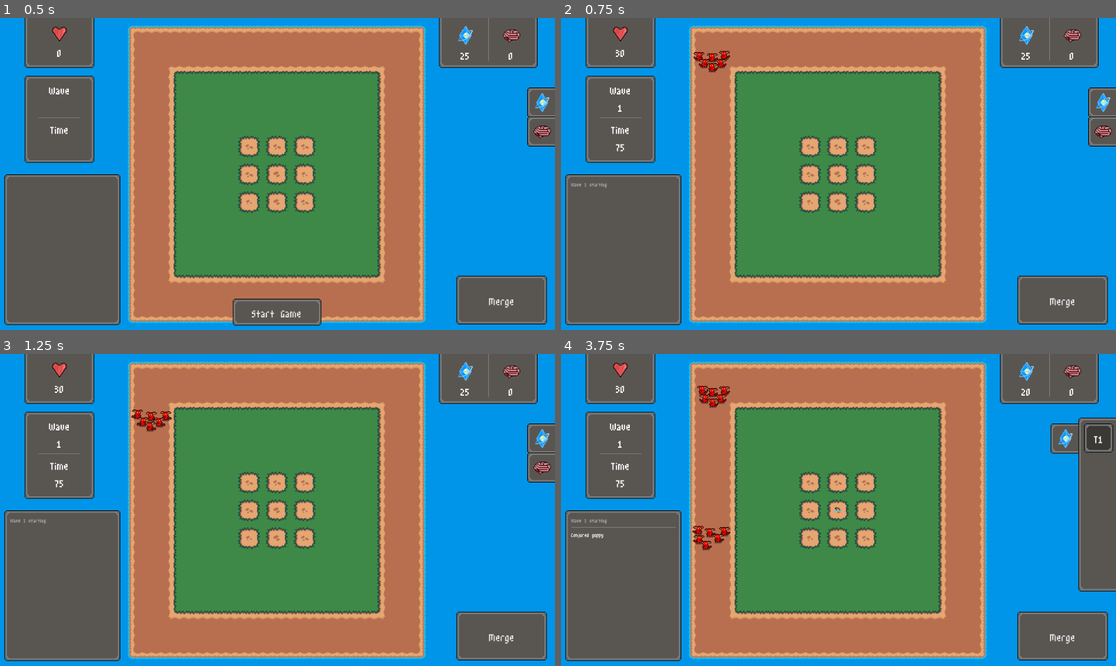
Above: before the commit, frames 1-4 (two rows, left to right).
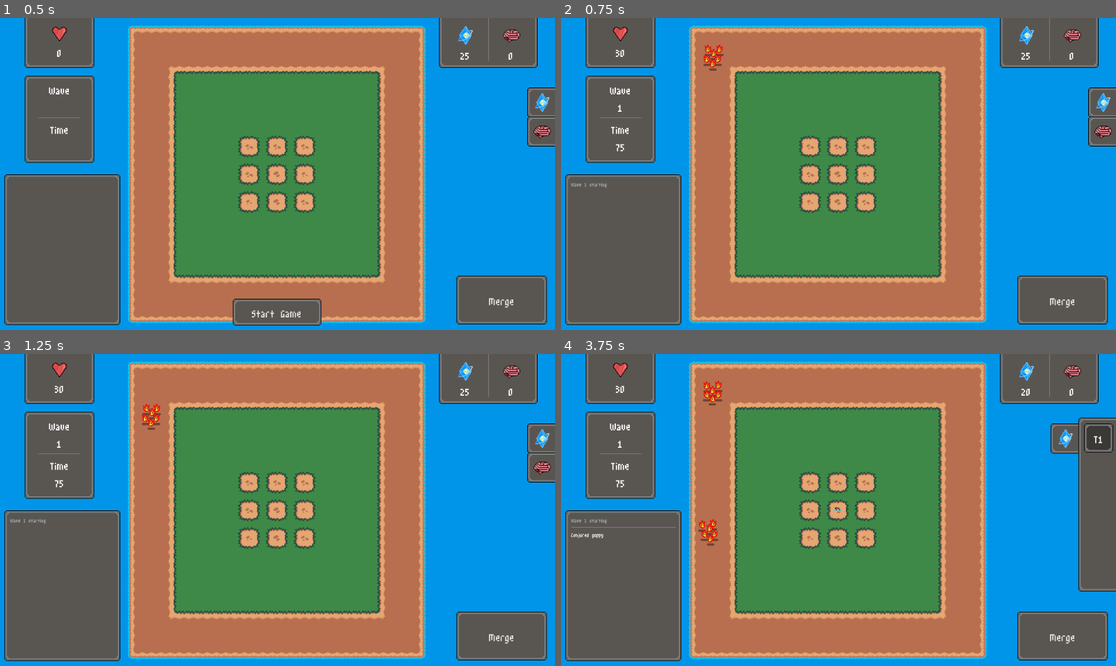
Above: after the commit, the same moments.

Repository: Rowan-Maynor/conjure
Game: Godot game, scene res://scenes/game.tscn
Same seed, same stepped clock (60 frames per second), same inputs: the game is played once before the commit and once after it.
Inputs (mouse positions are in pixels of both pictures, inside the frame that each line leads up to):
- Up to frame 1 (0.5 s): no input
- Up to frame 2 (0.75 s): click "Start Game" at 0.5 s
- Up to frame 3 (1.25 s): no input
- Up to frame 4 (3.75 s): click "Merge" at 1.25 s; click (1104, 438) at 2 s; click (1104, 466) at 2.75 s; click "T1" at 3.5 s

Frame 1 is identical in both runs. In frame 2, 0.3% of the frame differs, in the area x 23-31%, y 8-18%; in frame 3, 0.4%; in frame 4, 0.7%, in the area x 23-31%, y 8-64%.

Commit message:
Added first 10 waves

Diff:
--- a/resources/waves/wave_1/unit_stats.tres
+++ b/resources/waves/wave_1/unit_stats.tres
@@ -10,7 +10,7 @@
 health = 6
 speed = 80
 element = "fire"
-type = "imp"
+type = "ember"
 control = "enemy"
-projectile = "spear"
+attack = ""
 metadata/_custom_type_script = "uid://db2pd7vctcukq"
--- a/resources/waves/wave_1/wave_properties.tres
+++ b/resources/waves/wave_1/wave_properties.tres
@@ -4,6 +4,6 @@
 
 [resource]
 script = ExtResource("1_bkq04")
-unit = "res://scenes/units/imp.tscn"
+unit = "res://scenes/units/ember.tscn"
 wave_count = 3
 metadata/_custom_type_script = "uid://umr4b0y202fc"
--- /dev/null
+++ b/resources/waves/wave_10/unit_stats.tres
@@ -0,0 +1,16 @@
+[gd_resource type="Resource" script_class="Unit_Data" load_steps=2 format=3 uid="uid://ced7qbtvfo3om"]
+
+[ext_resource type="Script" uid="uid://db2pd7vctcukq" path="res://resources/resource_scripts/unit_data.gd" id="1_y1p4c"]
+
+[resource]
+script = ExtResource("1_y1p4c")
+damage = 0
+attack_range = 0
+attack_speed = 1.0
+health = 40
+speed = 100
+element = "fire"
+type = "demon"
+control = "enemy"
+attack = ""
+metadata/_custom_type_script = "uid://db2pd7vctcukq"
--- /dev/null
+++ b/resources/waves/wave_10/wave_properties.tres
@@ -0,0 +1,9 @@
+[gd_resource type="Resource" script_class="Wave_Data" load_steps=2 format=3 uid="uid://cghystw26nkk3"]
+
+[ext_resource type="Script" uid="uid://umr4b0y202fc" path="res://resources/resource_scripts/wave_data.gd" id="1_hrrls"]
+
+[resource]
+script = ExtResource("1_hrrls")
+unit = "res://scenes/units/demon.tscn"
+wave_count = 6
+metadata/_custom_type_script = "uid://umr4b0y202fc"
--- a/resources/waves/wave_2/unit_stats.tres
+++ b/resources/waves/wave_2/unit_stats.tres
@@ -7,10 +7,10 @@
 damage = 0
 attack_range = 0
 attack_speed = 3.0
-health = 4
-speed = 160
-element = "fire"
-type = "pup"
+health = 6
+speed = 80
+element = "water"
+type = "drop"
 control = "enemy"
-projectile = "spear"
+attack = ""
 metadata/_custom_type_script = "uid://db2pd7vctcukq"
--- a/resources/waves/wave_2/wave_properties.tres
+++ b/resources/waves/wave_2/wave_properties.tres
@@ -4,6 +4,6 @@
 
 [resource]
 script = ExtResource("1_d2gni")
-unit = "res://scenes/units/pup.tscn"
+unit = "res://scenes/units/drop.tscn"
 wave_count = 3
 metadata/_custom_type_script = "uid://umr4b0y202fc"
--- a/resources/waves/wave_3/unit_stats.tres
+++ b/resources/waves/wave_3/unit_stats.tres
@@ -7,10 +7,10 @@
 damage = 0
 attack_range = 0
 attack_speed = 1.0
-health = 20
-speed = 100
-element = "fire"
-type = "hound"
+health = 8
+speed = 80
+element = "earth"
+type = "shrub"
 control = "enemy"
-projectile = "spear"
+attack = ""
 metadata/_custom_type_script = "uid://db2pd7vctcukq"
--- a/resources/waves/wave_3/wave_properties.tres
+++ b/resources/waves/wave_3/wave_properties.tres
@@ -4,6 +4,6 @@
 
 [resource]
 script = ExtResource("1_s1nin")
-unit = "res://scenes/units/hound.tscn"
-wave_count = 6
+unit = "res://scenes/units/shrub.tscn"
+wave_count = 3
 metadata/_custom_type_script = "uid://umr4b0y202fc"
--- /dev/null
+++ b/resources/waves/wave_4/unit_stats.tres
@@ -0,0 +1,16 @@
+[gd_resource type="Resource" script_class="Unit_Data" load_steps=2 format=3 uid="uid://cp764rtcetvpi"]
+
+[ext_resource type="Script" uid="uid://db2pd7vctcukq" path="res://resources/resource_scripts/unit_data.gd" id="1_r1ayp"]
+
+[resource]
+script = ExtResource("1_r1ayp")
+damage = 0
+attack_range = 0
+attack_speed = 1.0
+health = 6
+speed = 80
+element = "fire"
+type = "imp"
+control = "enemy"
+attack = ""
+metadata/_custom_type_script = "uid://db2pd7vctcukq"
--- /dev/null
+++ b/resources/waves/wave_4/wave_properties.tres
@@ -0,0 +1,9 @@
+[gd_resource type="Resource" script_class="Wave_Data" load_steps=2 format=3 uid="uid://d3kshq3h2cl7v"]
+
+[ext_resource type="Script" uid="uid://umr4b0y202fc" path="res://resources/resource_scripts/wave_data.gd" id="1_c8lju"]
+
+[resource]
+script = ExtResource("1_c8lju")
+unit = "res://scenes/units/pup.tscn"
+wave_count = 4
+metadata/_custom_type_script = "uid://umr4b0y202fc"
--- /dev/null
+++ b/resources/waves/wave_5/unit_stats.tres
@@ -0,0 +1,16 @@
+[gd_resource type="Resource" script_class="Unit_Data" load_steps=2 format=3 uid="uid://cssrangyqgjmx"]
+
+[ext_resource type="Script" uid="uid://db2pd7vctcukq" path="res://resources/resource_scripts/unit_data.gd" id="1_eq5i3"]
+
+[resource]
+script = ExtResource("1_eq5i3")
+damage = 0
+attack_range = 0
+attack_speed = 1.0
+health = 10
+speed = 200
+element = "fire"
+type = "pup"
+control = "enemy"
+attack = ""
+metadata/_custom_type_script = "uid://db2pd7vctcukq"
--- /dev/null
+++ b/resources/waves/wave_5/wave_properties.tres
@@ -0,0 +1,9 @@
+[gd_resource type="Resource" script_class="Wave_Data" load_steps=2 format=3 uid="uid://c6tlr2kr4dclr"]
+
+[ext_resource type="Script" uid="uid://umr4b0y202fc" path="res://resources/resource_scripts/wave_data.gd" id="1_5d2jn"]
+
+[resource]
+script = ExtResource("1_5d2jn")
+unit = "res://scenes/units/guppy.tscn"
+wave_count = 4
+metadata/_custom_type_script = "uid://umr4b0y202fc"
--- /dev/null
+++ b/resources/waves/wave_6/unit_stats.tres
@@ -0,0 +1,16 @@
+[gd_resource type="Resource" script_class="Unit_Data" load_steps=2 format=3 uid="uid://b5yqw1mjepnlj"]
+
+[ext_resource type="Script" uid="uid://db2pd7vctcukq" path="res://resources/resource_scripts/unit_data.gd" id="1_qugow"]
+
+[resource]
+script = ExtResource("1_qugow")
+damage = 0
+attack_range = 0
+attack_speed = 1.0
+health = 10
+speed = 200
+element = "water"
+type = "guppy"
+control = "enemy"
+attack = ""
+metadata/_custom_type_script = "uid://db2pd7vctcukq"
--- /dev/null
+++ b/resources/waves/wave_6/wave_properties.tres
@@ -0,0 +1,9 @@
+[gd_resource type="Resource" script_class="Wave_Data" load_steps=2 format=3 uid="uid://tq3m5en717qt"]
+
+[ext_resource type="Script" uid="uid://umr4b0y202fc" path="res://resources/resource_scripts/wave_data.gd" id="1_3w4he"]
+
+[resource]
+script = ExtResource("1_3w4he")
+unit = "res://scenes/units/guppy.tscn"
+wave_count = 3
+metadata/_custom_type_script = "uid://umr4b0y202fc"
--- /dev/null
+++ b/resources/waves/wave_7/unit_stats.tres
@@ -0,0 +1,16 @@
+[gd_resource type="Resource" script_class="Unit_Data" load_steps=2 format=3 uid="uid://bbbyg5cucvnpq"]
+
+[ext_resource type="Script" uid="uid://db2pd7vctcukq" path="res://resources/resource_scripts/unit_data.gd" id="1_lhij4"]
+
+[resource]
+script = ExtResource("1_lhij4")
+damage = 0
+attack_range = 0
+attack_speed = 1.0
+health = 15
+speed = 50
+element = "fire"
+type = "imp"
+control = "enemy"
+attack = ""
+metadata/_custom_type_script = "uid://db2pd7vctcukq"
--- /dev/null
+++ b/resources/waves/wave_7/wave_properties.tres
@@ -0,0 +1,9 @@
+[gd_resource type="Resource" script_class="Wave_Data" load_steps=2 format=3 uid="uid://b8q25pw7kw42d"]
+
+[ext_resource type="Script" uid="uid://umr4b0y202fc" path="res://resources/resource_scripts/wave_data.gd" id="1_6ggbe"]
+
+[resource]
+script = ExtResource("1_6ggbe")
+unit = "res://scenes/units/imp.tscn"
+wave_count = 5
+metadata/_custom_type_script = "uid://umr4b0y202fc"
--- /dev/null
+++ b/resources/waves/wave_8/unit_stats.tres
@@ -0,0 +1,16 @@
+[gd_resource type="Resource" script_class="Unit_Data" load_steps=2 format=3 uid="uid://bn3gogxkss6u0"]
+
+[ext_resource type="Script" uid="uid://db2pd7vctcukq" path="res://resources/resource_scripts/unit_data.gd" id="1_gx65w"]
+
+[resource]
+script = ExtResource("1_gx65w")
+damage = 0
+attack_range = 0
+attack_speed = 1.0
+health = 14
+speed = 100
+element = "fire"
+type = "ember"
+control = "enemy"
+attack = ""
+metadata/_custom_type_script = "uid://db2pd7vctcukq"
--- /dev/null
+++ b/resources/waves/wave_8/wave_properties.tres
@@ -0,0 +1,9 @@
+[gd_resource type="Resource" script_class="Wave_Data" load_steps=2 format=3 uid="uid://2ta2iiga6cqr"]
+
+[ext_resource type="Script" uid="uid://umr4b0y202fc" path="res://resources/resource_scripts/wave_data.gd" id="1_qekod"]
+
+[resource]
+script = ExtResource("1_qekod")
+unit = "res://scenes/units/ember.tscn"
+wave_count = 5
+metadata/_custom_type_script = "uid://umr4b0y202fc"
--- /dev/null
+++ b/resources/waves/wave_9/unit_stats.tres
@@ -0,0 +1,16 @@
+[gd_resource type="Resource" script_class="Unit_Data" load_steps=2 format=3 uid="uid://bjyqmsrlbgq1q"]
+
+[ext_resource type="Script" uid="uid://db2pd7vctcukq" path="res://resources/resource_scripts/unit_data.gd" id="1_yjhqx"]
+
+[resource]
+script = ExtResource("1_yjhqx")
+damage = 0
+attack_range = 0
+attack_speed = 1.0
+health = 25
+speed = 50
+element = "water"
+type = "gator"
+control = "enemy"
+attack = ""
+metadata/_custom_type_script = "uid://db2pd7vctcukq"
--- /dev/null
+++ b/resources/waves/wave_9/wave_properties.tres
@@ -0,0 +1,9 @@
+[gd_resource type="Resource" script_class="Wave_Data" load_steps=2 format=3 uid="uid://euvtsdeeoxu2"]
+
+[ext_resource type="Script" uid="uid://umr4b0y202fc" path="res://resources/resource_scripts/wave_data.gd" id="1_41p8m"]
+
+[resource]
+script = ExtResource("1_41p8m")
+unit = "res://scenes/units/gator.tscn"
+wave_count = 5
+metadata/_custom_type_script = "uid://umr4b0y202fc"
--- a/scripts/attack.gd
+++ b/scripts/attack.gd
@@ -16,30 +16,28 @@
 		emit_signal("attack_contact", current_target, damage)
 
 func _physics_process(_delta:float) -> void:
-	if(current_target == null):
-		queue_free()
-		return
-	if(!is_instance_valid(current_target)):
-		queue_free()
-		return
-	if(current_target.is_queued_for_deletion()):
-		queue_free()
-		return
-	enemy_position.x = current_target.position.x
-	enemy_position.y = current_target.position.y - y_diff
-
 	if(attack_data.type != "melee"):
+		if(current_target == null):
+			queue_free()
+			return
+		if(!is_instance_valid(current_target)):
+			queue_free()
+			return
+		if(current_target.is_queued_for_deletion()):
+			queue_free()
+			return
+		enemy_position.x = current_target.position.x
+		enemy_position.y = current_target.position.y - y_diff
 		$Sprite2D.look_at(enemy_position)
 
+		if(position.distance_to(enemy_position) < 6):
+			emit_signal("attack_contact", current_target, damage)
+			self.queue_free()
 
-	if(position.distance_to(enemy_position) < 6 && attack_data.type != "melee"):
-		emit_signal("attack_contact", current_target, damage)
-		self.queue_free()
-
-	elif(position.distance_to(enemy_position) > 3 && attack_data.type != "melee"):
-		var target_position = (enemy_position - position).normalized()
-		velocity = target_position * attack_data.speed
-		move_and_slide()
+		elif(position.distance_to(enemy_position) > 3):
+			var target_position = (enemy_position - position).normalized()
+			velocity = target_position * attack_data.speed
+			move_and_slide()
 
 #emit signal needs to pass its current_target so the unit that needs to be damaged is recognized
 signal attack_contact(body, damage)
--- a/scripts/game.gd
+++ b/scripts/game.gd
@@ -11,7 +11,7 @@
 #handles wave information
 @export var wave_data: Wave_Data
 var wave
-var wave_max = 3
+var wave_max = 10
 var waves_remaining
 var wave_time
 
--- a/scripts/unit.gd
+++ b/scripts/unit.gd
@@ -267,24 +267,25 @@
 
 
 func _on_attack_spawn_delay_timeout() -> void:
-	var attack_instance = load(
-		"res://scenes/attacks/" + unit_data.attack + ".tscn").instantiate()
-	attack_instance.attack_data = load(
-		"res://resources/attacks/" + unit_data.attack + ".tres").duplicate()
-	attack_instance.z_index = 2
-	if(attack_instance.attack_data.type == "melee"):
-		attack_instance.position = attacked_target.position
-	else:
-		if($AnimatedSprite2D.flip_h == false):
-			attack_instance.position.x = self.position.x + 10.0
-			attack_instance.position.y = self.position.y - 5.0
-		if($AnimatedSprite2D.flip_h == true):
-			attack_instance.position.x = self.position.x - 5.0
-			attack_instance.position.y = self.position.y - 5.0
-	attack_instance.current_target = attacked_target
-	attack_instance.damage = unit_data.damage
-	attack_instance.attack_contact.connect(_on_attack_contact)
-	get_tree().get_root().get_node("game").add_child(attack_instance)
+	if(attacked_target != null && is_instance_valid(attacked_target)):
+		var attack_instance = load(
+			"res://scenes/attacks/" + unit_data.attack + ".tscn").instantiate()
+		attack_instance.attack_data = load(
+			"res://resources/attacks/" + unit_data.attack + ".tres").duplicate()
+		attack_instance.z_index = 2
+		if(attack_instance.attack_data.type == "melee"):
+			attack_instance.position = attacked_target.position
+		else:
+			if($AnimatedSprite2D.flip_h == false):
+				attack_instance.position.x = self.position.x + 10.0
+				attack_instance.position.y = self.position.y - 5.0
+			if($AnimatedSprite2D.flip_h == true):
+				attack_instance.position.x = self.position.x - 5.0
+				attack_instance.position.y = self.position.y - 5.0
+		attack_instance.current_target = attacked_target
+		attack_instance.damage = unit_data.damage
+		attack_instance.attack_contact.connect(_on_attack_contact)
+		get_tree().get_root().get_node("game").add_child(attack_instance)
 
 
 func _on_animated_sprite_2d_animation_finished() -> void:
